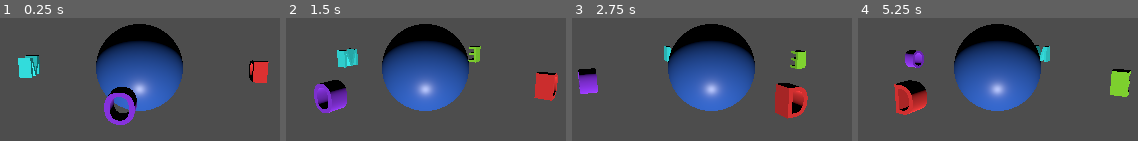
Above: before the commit, frames 1-4 (left to right).
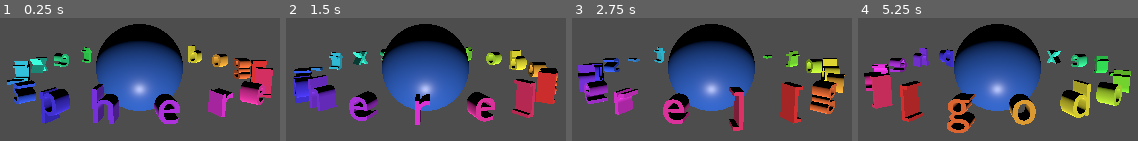
Above: after the commit, the same moments.

Repository: softwarewrighter/godot-text-sphere
Game: Godot game, scene res://main.tscn
Same seed, same stepped clock (60 frames per second), same inputs: the game is played once before the commit and once after it.
Inputs:
- Up to frame 1 (0.25 s): no input
- Up to frame 2 (1.5 s): no input
- Up to frame 3 (2.75 s): no input
- Up to frame 4 (5.25 s): no input

The runs differ from the first frame. In frame 1, 18% of the frame differs, in the area x 2-98%, y 21-87%; in frame 2, 16%; in frame 3, 16%; in frame 4, 18%, in the area x 2-98%, y 21-94%.

Commit message:
Update demo text to [godot-text-sphere] and add Three.js project link
- Change text_to_extrude from "DEMO" to "[godot-text-sphere]" in Main.gd
- Update demo screenshot to show new rotating text
- Add Related Projects section with link to three-text-sphere repo
- Update cache-busting timestamp on screenshot link

🤖 Generated with [Claude Code](https://claude.com/claude-code)

Co-Authored-By: Claude Opus 4.5 <noreply@anthropic.com>

Diff:
--- a/godot_rotating_text_demo/Main.gd
+++ b/godot_rotating_text_demo/Main.gd
@@ -3,7 +3,7 @@
 # FIX VERSION (debug)
 const FIX_VERSION := "2025-12-09T21:20Z"
 
-@export var text_to_extrude: String = "DEMO"
+@export var text_to_extrude: String = "[godot-text-sphere]"
 @export var radius: float = 8.0
 @export var letter_thickness: float = 0.3
 @export var rotation_speed: float = 0.4
Not shown, changed: README.md
Not shown, changed: images/demo.png
